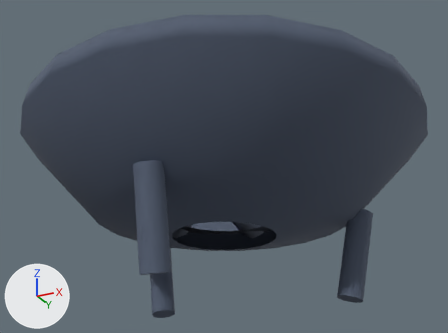
One commit to the glTF model homeos/frontend/public/static/3d-studio/models/庭院/设施/庭院火盆.glb: the scene before it, then after it.
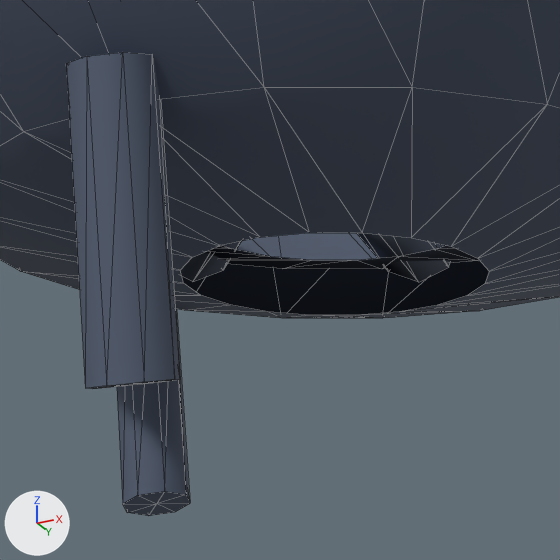
Old and new are each drawn whole from a 50 mm lens placed at (0.615, -1.231, -0.237), pointed at (0.016, -0.033, 0.302) and again close up on the part from 25% to 67% of the width and 43% to 100% of the height. Lighting does not change. The marker at lower left points along +X, +Y and +Z. The older version's two pictures come first. The close-ups show mesh edges as thin lines. Vertices at exactly the same position are counted once.

In view in the first close-up: 'garden-firepit'.
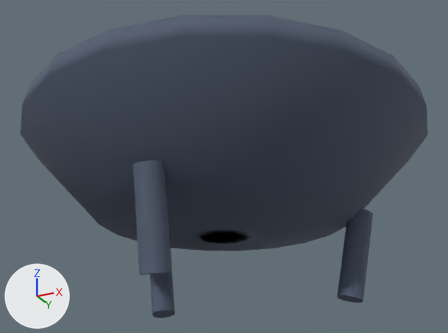
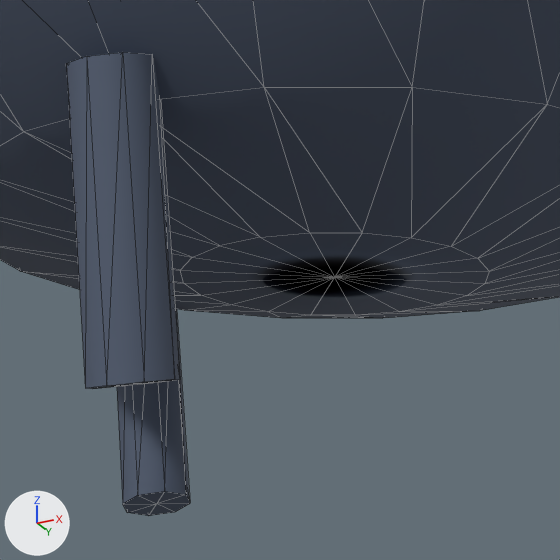
The change, as a list of edits to the scene's bpy script:
```text
Change me_garden_firepit:
    used by ob_garden_firepit; location = (0.0, 0.0, 0.0)
    remove me_garden_firepit.from_pydata(...)  # 248 vertices, 432 faces; spans x -0.475..0.475, y -0.475..0.475, z 0.0..0.42
    add me_garden_firepit.from_pydata(...)  # 250 vertices, 472 faces; spans x -0.475..0.475, y -0.475..0.475, z 0.0..0.42
    me_garden_firepit part 1
    2 vertices are added at (0.0, 0.0, 0.144), (0.0, 0.0, 0.192)
    40 new faces join them, mat_garden_firepit_garden_dark (dark blue #525d71)
```

What differs and where, as boxes [x1, y1, x2, y2] in the close-ups (560 x 560 px):
part 1 of me_garden_firepit, added: after [180, 233, 489, 315]
